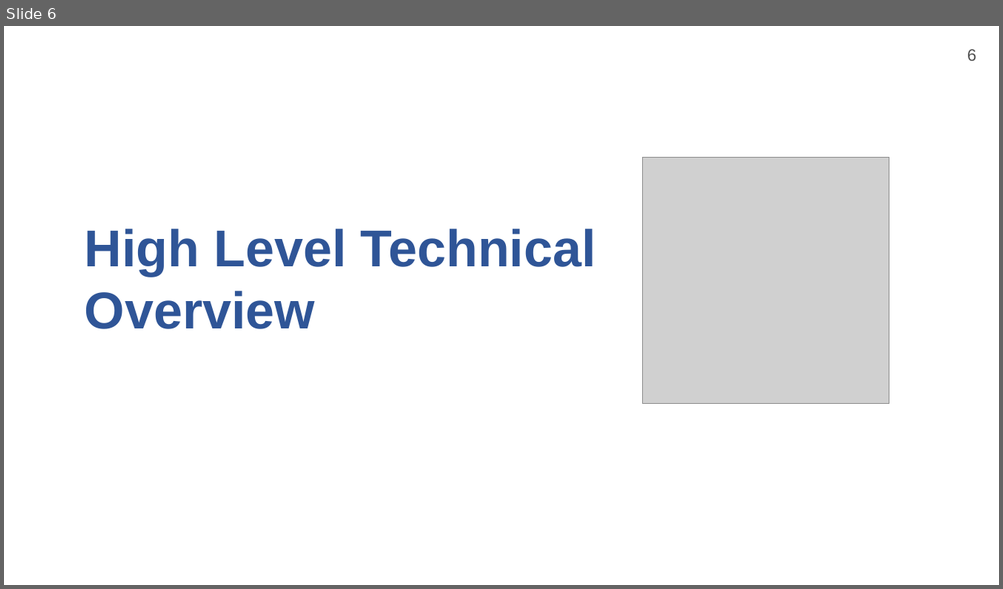
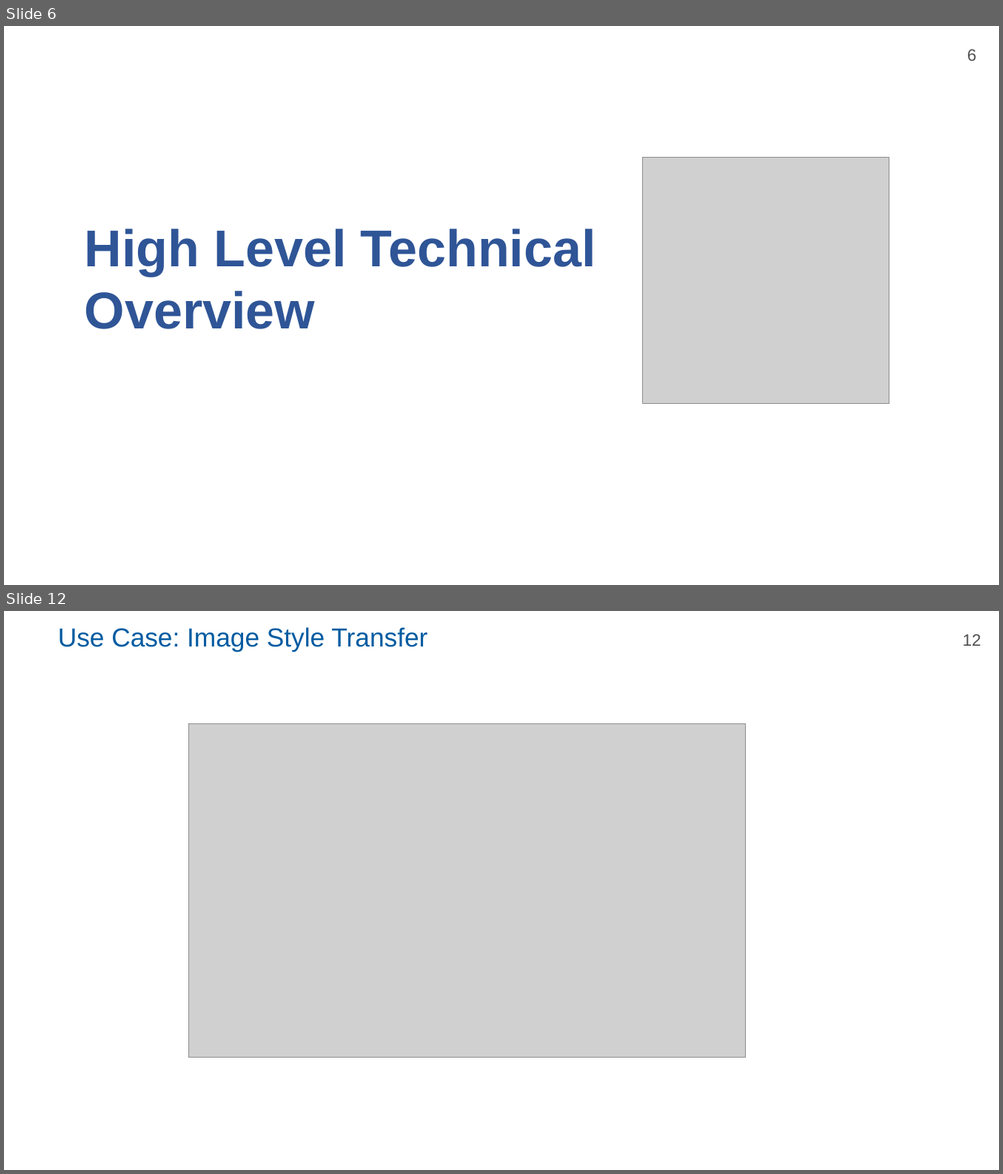
Before and after one commit to P4yDay/PyTorch, a slide deck: PyTorch.pptx. Shown one above the other, each under a label of ours: slide 6 before the commit, slides 6 and 12 after it; the slides between them are not shown. The pictures are 1003x589 and 1003x1174 pixels, drawn with LibreOffice and Linux fonts; fonts in the diff are those of the drawing; grey boxes stand for pictures; background and template pictures are left out. Boxes give left, top, right and bottom in pixels: in the first picture for what was removed or moved away, otherwise in the second. Text is boxed around its words. In the diff, an @@ line names an element or a change of style, - is before the commit and + after.

```diff
--- a/PyTorch.pptx
+++ b/PyTorch.pptx
@@ slide 12 added at (x1=4, y1=611, x2=999, y2=1170), background picture (left out); not listed: 1 template element that a slide beside it also shows @@
@@ title added at (x1=58, y1=627, x2=427, y2=652), 25.2 pt, text #005BA1 @@
+Use Case: Image Style Transfer
@@ picture added at (x1=188, y1=723, x2=744, y2=1057) @@
```
Also in this commit, not shown: 3 slides changed, 2 other slides added, 4 slides removed.
